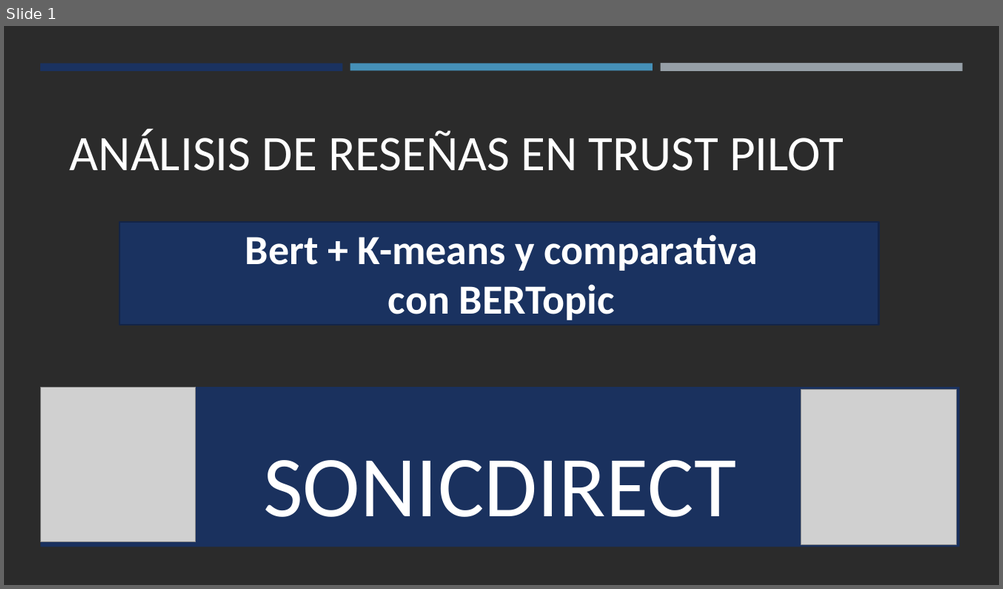
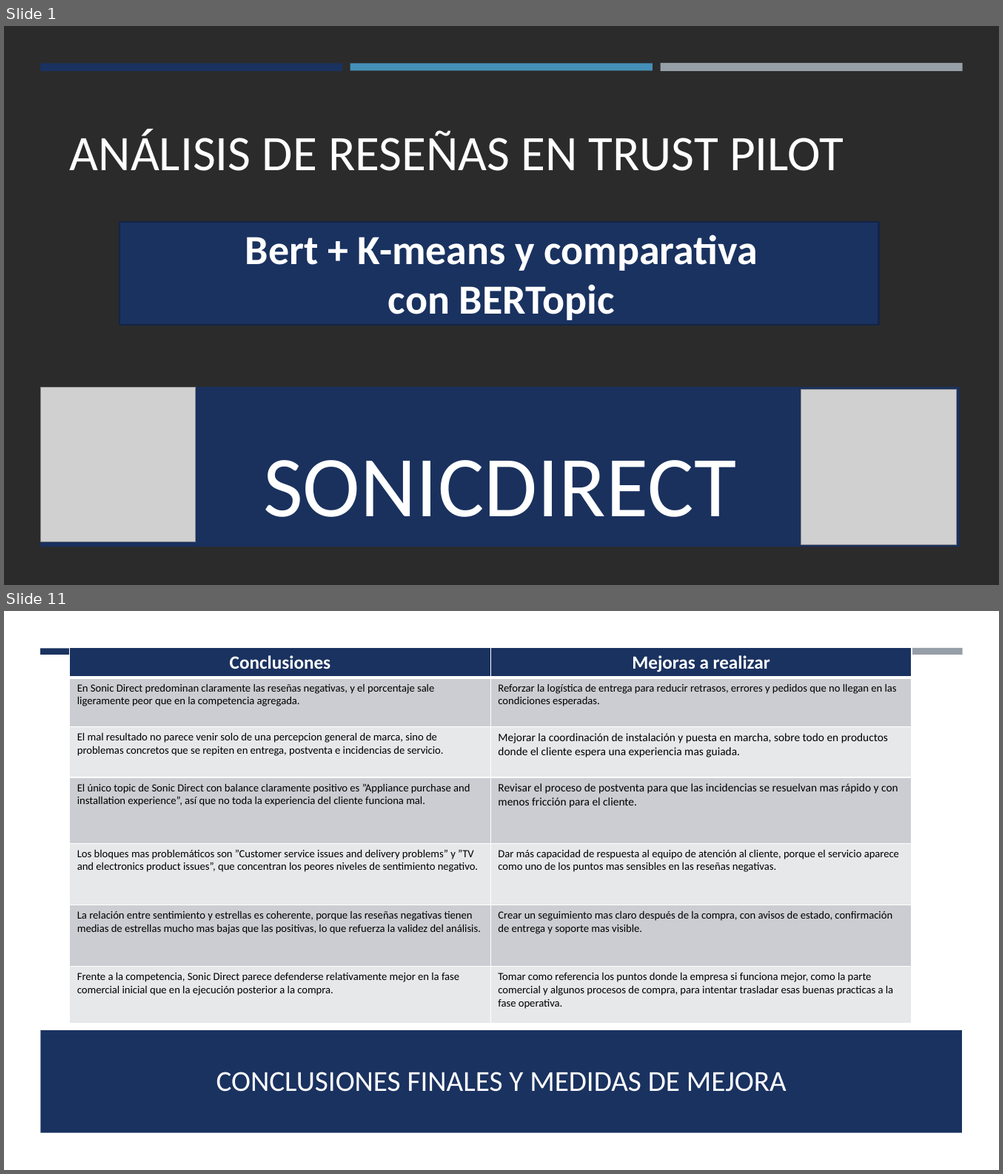
Before and after one commit to OscarFdz24/Proyecto_DeepLearning_NLP_Oscar_Fernandez, a slide deck: Análisis de reseñas en Trust Pilot.pptx. Shown one above the other, each under a label of ours: slide 1 before the commit, slides 1 and 11 after it; the slides between them are not shown. The pictures are 1003x589 and 1003x1174 pixels, drawn with LibreOffice and Linux fonts; fonts in the diff are those of the drawing; grey boxes stand for pictures; background and template pictures are left out; a plain dark background stands for a picture behind light text. Boxes give left, top, right and bottom in pixels: in the first picture for what was removed or moved away, otherwise in the second. Text is boxed around its words. In the diff, an @@ line names an element or a change of style, - is before the commit and + after.

Commit message:
Mejora en graficas y documentacion

```diff
--- a/Análisis de reseñas en Trust Pilot.pptx
+++ b/Análisis de reseñas en Trust Pilot.pptx
@@ slide 11 added at bbox=[4, 611, 999, 1170], background #FFFFFF @@
@@ rectangle added at bbox=[4, 655, 999, 1170], fill #FFFFFF @@
@@ rectangle added at bbox=[40, 648, 343, 655], fill #1A3260 @@
@@ table added at bbox=[70, 647, 911, 1020], 7 rows, 2 columns @@
+Conclusiones | Mejoras a realizar
+En Sonic Direct predominan claramente las reseñas negativas, y el porcentaje sale ligeramente peor que en la competencia agregada. | Reforzar la logística de entrega para reducir retrasos, errores y pedidos que no llegan en las condiciones esperadas.
+El mal resultado no parece venir solo de una percepcion general de marca, sino de problemas concretos que se repiten en entrega, postventa e incidencias de servicio. | Mejorar la coordinación de instalación y puesta en marcha, sobre todo en productos donde el cliente espera una experiencia mas guiada.
+El único topic de Sonic Direct con balance claramente positivo es ”Appliance purchase and installation experience”, así que no toda la experiencia del cliente funciona mal. | Revisar el proceso de postventa para que las incidencias se resuelvan mas rápido y con menos fricción para el cliente.
+Los bloques mas problemáticos son ”Customer service issues and delivery problems” y ”TV and electronics product issues”, que concentran los peores niveles de sentimiento negativo. | Dar más capacidad de respuesta al equipo de atención al cliente, porque el servicio aparece como uno de los puntos mas sensibles en las reseñas negativas.
+La relación entre sentimiento y estrellas es coherente, porque las reseñas negativas tienen medias de estrellas mucho mas bajas que las positivas, lo que refuerza la validez del análisis. | Crear un seguimiento mas claro después de la compra, con avisos de estado, confirmación de entrega y soporte mas visible.
+Frente a la competencia, Sonic Direct parece defenderse relativamente mejor en la fase comercial inicial que en la ejecución posterior a la compra. | Tomar como referencia los puntos donde la empresa si funciona mejor, como la parte comercial y algunos procesos de compra, para intentar trasladar esas buenas practicas a la fase operativa.
@@ rectangle added at bbox=[350, 648, 652, 655], fill #4590B8 @@
@@ rectangle added at bbox=[660, 648, 962, 657], fill #969FA7 @@
@@ rectangle added at bbox=[40, 1031, 962, 1133], fill #1A3260 @@
@@ title added at bbox=[216, 1072, 786, 1092], 28 pt, text #FFFEFF @@
+CONCLUSIONES FINALES Y MEDIDAS DE MEJORA
```
Also in this commit, not shown: 3 slides changed, 6 other slides added, 4 slides removed, 3 other files.
